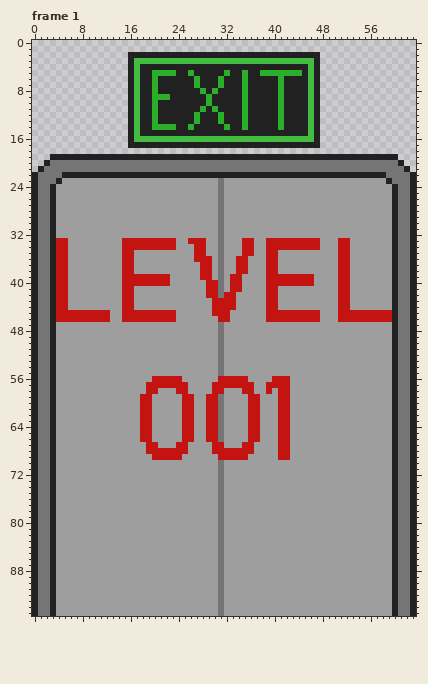
Pixel-art file: Sprites/Tile_Sets/Campaign_Parts/TS-Campaign_Map_Parts_Tiles.aseprite. This is how it looked before the edit.
64x96 pixels, 3 frames. Shown: frame 1. The commit also changed other frames, which this record leaves out.
The same view after the edit:
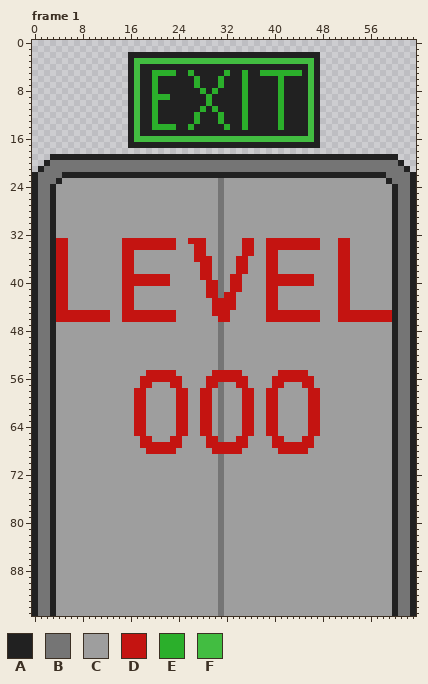
Palette (. is transparent): A #212121  B #757575  C #9e9e9e  D #c41411  E #2baf2b  F #42bd41
Diff:
Changed rows in their new state; - is an unchanged pixel.
Frame 1, layer "Layer 2":
first column x 17:
55 --DDDDD------DDDDD------DDDDD--
56 -DD---------DD------------DDDD-
57 -D-CCC--C---D-BCC--C--C--C--DD-
58 DDCC-------DDCB--------DCC---DD
59 D-C----D-C-D-C----D-C-DDCC---DD
60 D-C----D-C-D-C----D-C-DDCC---DD
61 D-C----D-C-D-C----D-C-DDCC---DD
62 D-C----D-C-D-C----D-C-DDCC---DD
63 D-C----D-C-D-C----D-C-DDCC---DD
64 D-C----D-C-D-C----D-C-DDCC---DD
65 D-C----D-C-D-C----D-C-DDCC---DD
66 ------DDCC-------DDCC--D-C--DD-
67 -D--DDD-C---D--DDD-C---D--DDDD-
68 -------CC---------CC------DDD--
69 ---CCCCC------BCCCC-----CC-----
Changed places in both pictures, as pixel boxes (x1, y1, x2, y2):
changed: (134, 370, 320, 460)
